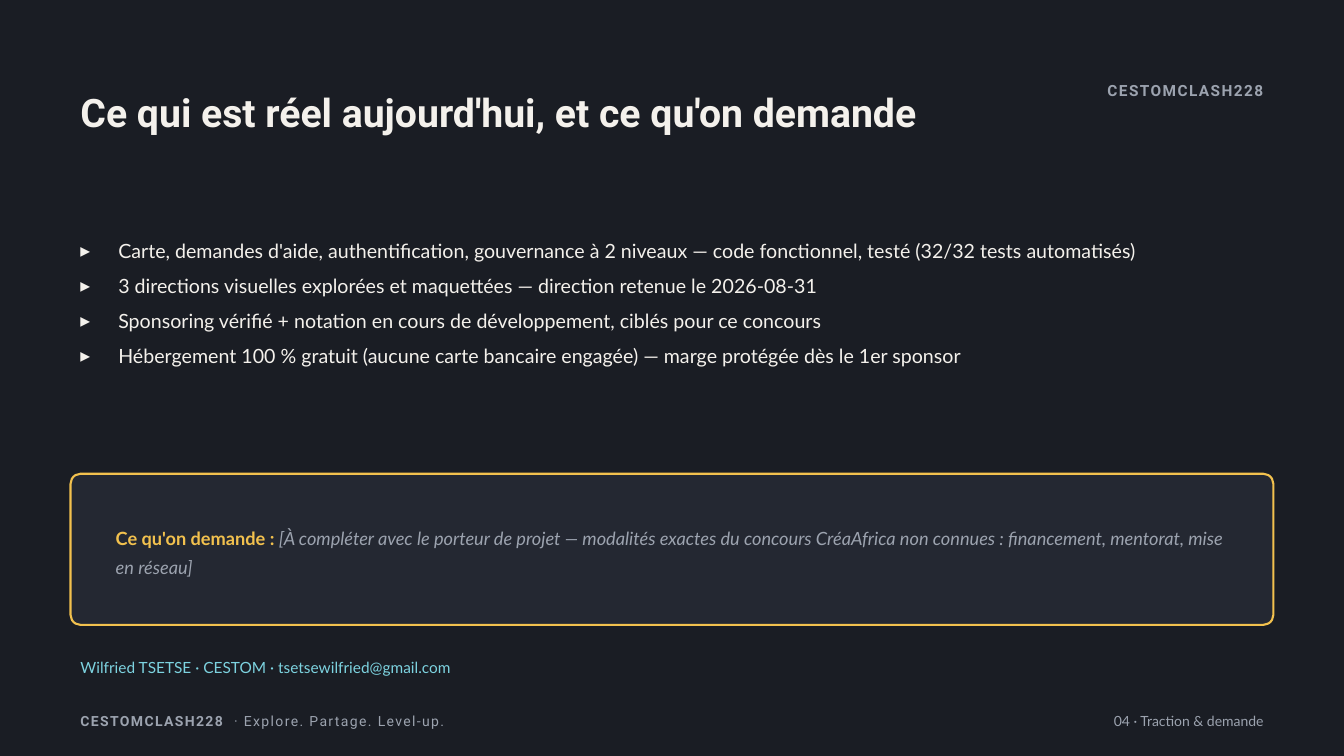
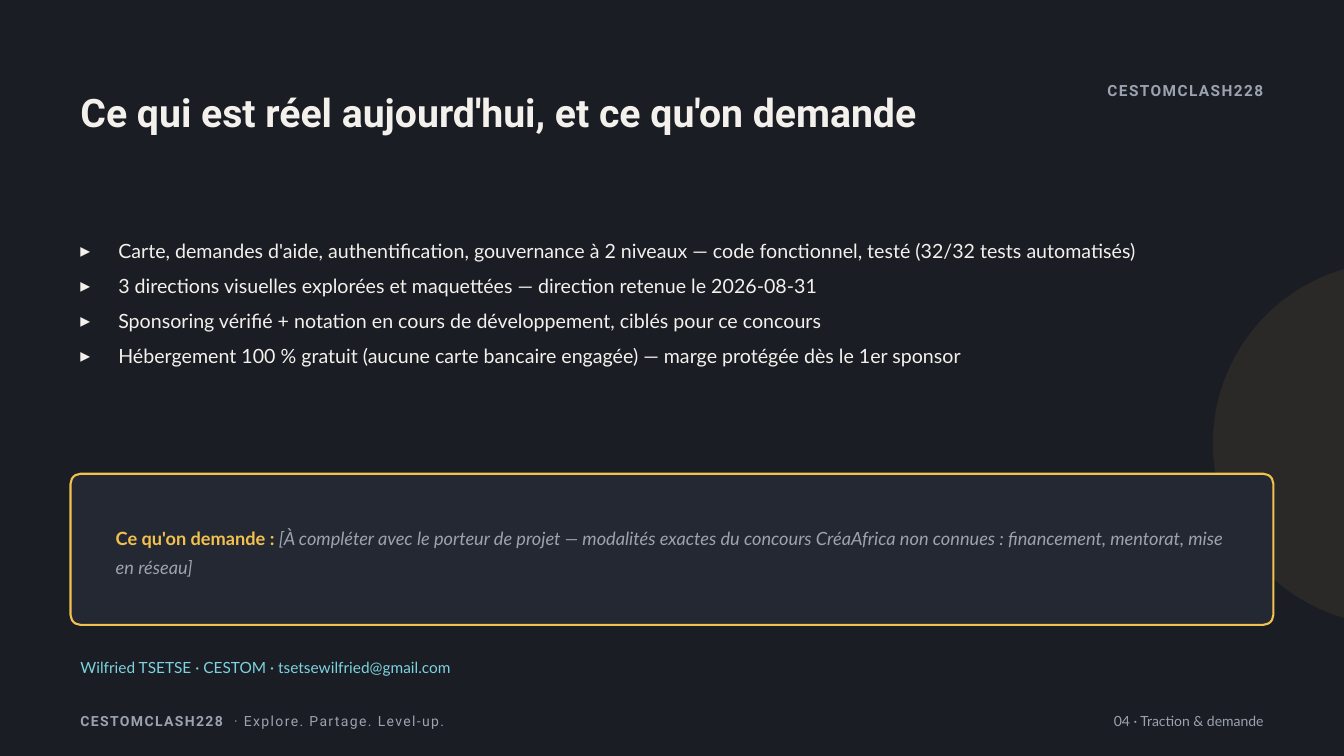
Before and after one commit to wekt2k04/cestomclash228, a slide deck: slide 4 of pitch/CestomClash228-Pitch.pptx. Drawn at 1344x756 pixels with LibreOffice and Linux fonts; fonts in the diff are those of the drawing. Boxes give left, top, right and bottom in pixels: in the first picture for what was removed or moved away, otherwise in the second. Text is boxed around its words. In the diff, an @@ line names an element or a change of style, - is before the commit and + after.

```diff
--- a/pitch/CestomClash228-Pitch.pptx
+++ b/pitch/CestomClash228-Pitch.pptx
@@ ellipse added at (1213, 262, 1344, 625), fill #F2C14E at 8% opacity @@
```
Also in this commit, not shown: 2 other slides changed, 3 other files.
